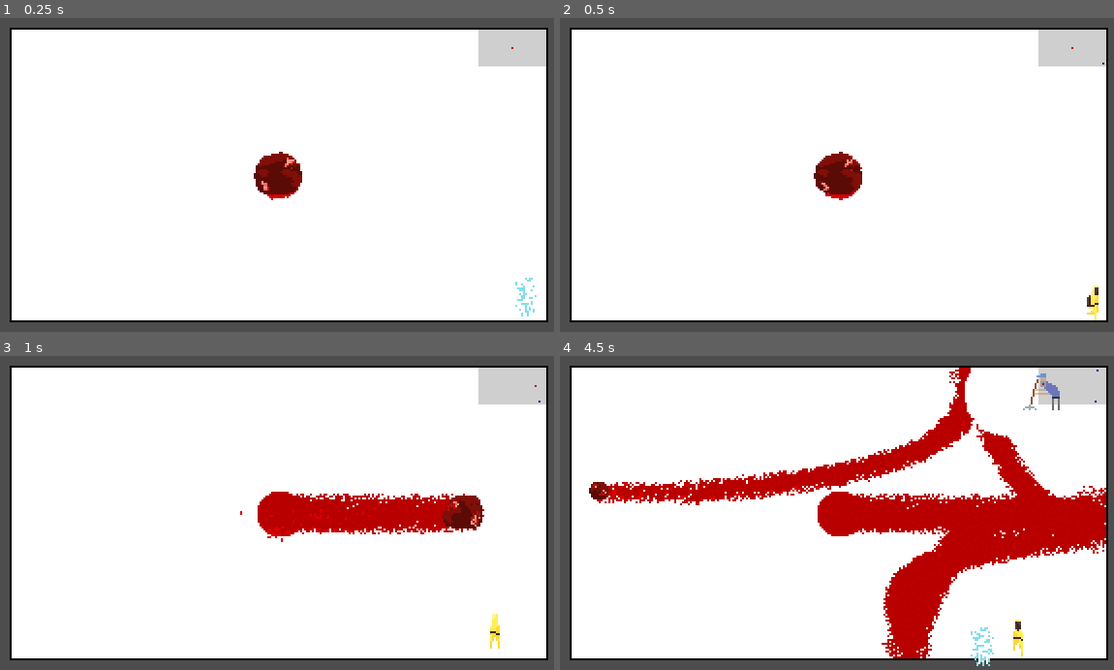
Above: before the commit, frames 1-4 (two rows, left to right).
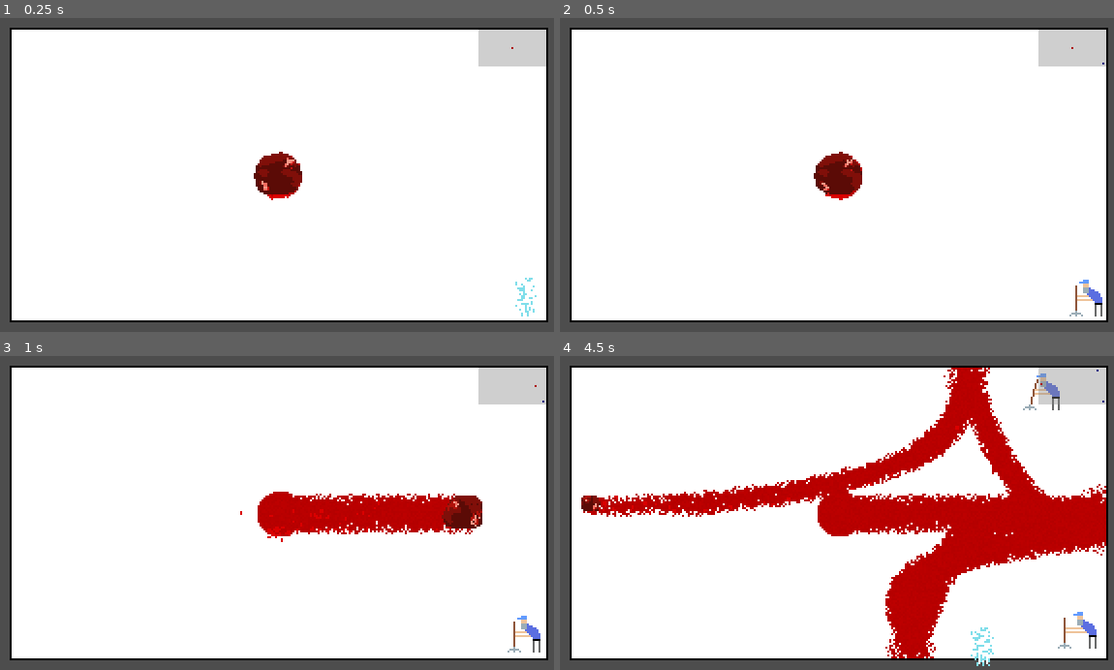
Above: after the commit, the same moments.

Repository: fawfle/blood-jam-cu
Game: Godot game, scene res://scenes/main.tscn
Same seed, same stepped clock (60 frames per second), same inputs: the game is played once before the commit and once after it.
Inputs:
- Up to frame 1 (0.25 s): no input
- Up to frame 2 (0.5 s): no input
- Up to frame 3 (1 s): tap Enter at 0.5 s; hold D (right) from 0.53 s (still down); tap Shift (dash) at 0.6 s
- Up to frame 4 (4.5 s): release D (right) at 1.28 s; hold S (backward) 1.28-2.03 s; tap one key every 0.75 s from 1.35 s: Enter Backspace 0 9 Shift (dash); hold D (right) 2.03-2.78 s; hold W (forward) 2.78-3.53 s; hold A (left) from 3.53 s (still down)

Frame 1 is identical in both runs. In frame 2, 0.3% of the frame differs, in the area x 54-98%, y 48-97%; in frame 3, 0.9%; in frame 4, 7.1%, in the area x 3-99%, y 3-97%.

Commit message:
added janitor stuff

Diff:
--- a/scenes/enemies/duck/duck.gd
+++ b/scenes/enemies/duck/duck.gd
@@ -2,6 +2,10 @@
 
 @onready var animated_sprite = $AnimatedSprite2D
 @export var agro_distance: float
+
+
+func _on_ready() -> void:
+	blood_color = Color(0.78, 0.387, 0.0, 1.0)
 
 func choose_animation() -> void:
 	if velocity == Vector2.ZERO:
--- a/scenes/enemies/duck/duck.tscn
+++ b/scenes/enemies/duck/duck.tscn
@@ -66,7 +66,6 @@
 script = ExtResource("1_rrwfh")
 agro_distance = 40.0
 speed = 40
-blood = 10
 metadata/_custom_type_script = "uid://shvkl6fgbo11"
 
 [node name="Area2D" type="Area2D" parent="."]
--- a/scenes/enemies/enemy/enemy.gd
+++ b/scenes/enemies/enemy/enemy.gd
@@ -18,7 +18,7 @@
 @onready var area: Area2D = $Area2D
 var death_sound: PackedScene = preload("res://scenes/enemies/Sounds/death_sound.tscn")
 
-const BLOOD_COLOR = Color(0.631, 0.0, 0.0, 1.0)
+var blood_color = Color(0.631, 0.0, 0.0, 1.0)
 
 var dying: bool = false
 
@@ -112,7 +112,7 @@
 	## blood and stuff gets handled here
 	Global.enemy_eaten.emit(self)
 	#set_deferred("process_mode", Node.PROCESS_MODE_DISABLED)
-	if Global.ground: Global.ground.paint_circle_color(global_position, randi_range(6,6), BLOOD_COLOR, true)
+	if Global.ground: Global.ground.paint_circle_color(global_position, randi_range(6,6), blood_color, true)
 	#set_deferred("process_mode", Node.PROCESS_MODE_INHERIT)
 
 	queue_free()
--- a/scenes/enemies/flamer/flamer.gd
+++ b/scenes/enemies/flamer/flamer.gd
@@ -75,7 +75,7 @@
 	Global.blood += blood
 	Global.enemy_eaten.emit(self)
 	#set_deferred("process_mode", Node.PROCESS_MODE_DISABLED)
-	if Global.ground: Global.ground.paint_circle_color(global_position, randi_range(6,6), BLOOD_COLOR, true)
+	if Global.ground: Global.ground.paint_circle_color(global_position, randi_range(6,6), blood_color, true)
 	#set_deferred("process_mode", Node.PROCESS_MODE_INHERIT)
 	if flame: flame.queue_free()
 	queue_free()
--- a/scenes/enemies/janitor/janitor.gd
+++ b/scenes/enemies/janitor/janitor.gd
@@ -1,7 +1,7 @@
 extends Enemy
 
-@export var clean_radius: int = 20
-@export var clean_distance :float = 20
+@export var clean_radius: int = 10
+@onready var clean_node: Node2D = $CleanNode
 @onready var animated_sprite: AnimatedSprite2D = $AnimatedSprite2D
 
 func _process(_delta: float) -> void:
@@ -27,6 +27,6 @@
 
 func clean_blood() -> void:
 	if Global.ground == null: return
-	var clean_position = global_position + (Vector2.RIGHT if animated_sprite.flip_h == true else Vector2.LEFT) * clean_distance
+	var clean_position = global_position + clean_node.position * (Vector2(-1, 1) if animated_sprite.flip_h else Vector2(1, 1))
 	var painted: int = Global.ground.clear_circle(clean_position, clean_radius)
 	velocity = velocity.move_toward(Vector2.ZERO, painted)
--- a/scenes/enemies/janitor/janitor.tscn
+++ b/scenes/enemies/janitor/janitor.tscn
@@ -95,3 +95,6 @@
 [node name="CollisionShape2D" type="CollisionShape2D" parent="."]
 position = Vector2(1, 0)
 shape = SubResource("CapsuleShape2D_mjokb")
+
+[node name="CleanNode" type="Node2D" parent="."]
+position = Vector2(-6, 7)
--- a/scenes/main.gd
+++ b/scenes/main.gd
@@ -67,9 +67,9 @@
 	EnemyType.FODDER: 100,
 	EnemyType.SHOOTER: 300,
 	EnemyType.SHIELDED: 50,
-	EnemyType.JANITOR: 200,
-	EnemyType.DUCK: 5,
-	EnemyType.FLAMER: 50
+	EnemyType.JANITOR: 40200,
+	EnemyType.DUCK: 20,
+	EnemyType.FLAMER: 100
 }
 
 func _init() -> void:
@@ -86,10 +86,9 @@
 	Global.room_resized.emit(Global.start_room_size)
 	Global.out_of_blood.connect(_on_death)
 	Global.enemy_eaten.connect(_enemy_death)
-	Global.blood = 100
 
 # Called every frame. 'delta' is the elapsed time since the previous frame.
-func _process(delta: float) -> void:
+func _physics_process(delta: float) -> void:
 	handle_fill()
 	handle_spawning(delta)
 
@@ -102,8 +101,7 @@
 
 ## amount to scale player blood by. Decreases as more enemies spawn to keep things balanced
 func get_blood_scale() -> float:
-	print(min(1, (enemy_spawn_time / max_enemy_spawn_time / 0.9)))
-	return min(1, (enemy_spawn_time / max_enemy_spawn_time / 0.9))
+	return min(1, (enemy_spawn_time / max_enemy_spawn_time * 1.4))
 
 func handle_fill():
 	var fill_ratio: float = Global.ground.get_fill_ratio()
@@ -181,8 +179,7 @@
 
 func _enemy_death(enemy: Enemy) -> void:
 	death_sound.play(0.2)
-	score_tracker.enemies_killed+=1
-	Global.score+=10
+	score_tracker.enemies_killed += 1
 	# add blood here so we can scale it
 	Global.blood += enemy.blood * get_blood_scale()
 
--- a/scenes/player/player.gd
+++ b/scenes/player/player.gd
@@ -49,9 +49,10 @@
 func _ready() -> void:
 	animated_sprite.play("big_idle")
 	Global.out_of_blood.connect(_on_out_of_blood)
+	update_size()
 
 func _physics_process(delta: float) -> void:
-	if dead: return
+	if dead or SceneManager.transitioning: return
 
 	Global.blood -= bleed_per_second * delta
 
--- a/scripts/global.gd
+++ b/scripts/global.gd
@@ -1,6 +1,7 @@
 extends Node
 
 var blood: float = 100
+var start_blood: float = blood
 
 var room_size: Vector2i = Vector2i(288 - 10, 162 - 10)
 var start_room_size: Vector2i = room_size
@@ -60,5 +61,6 @@
 	return random_pos
 
 func reset_game():
+	blood = start_blood
 	room_size = start_room_size
 	game_time = 0
--- a/scripts/scene_manager.gd
+++ b/scripts/scene_manager.gd
@@ -30,10 +30,11 @@
 	await wipe_in()
 
 	await get_tree().create_timer(0.25).timeout
-	get_tree().change_scene_to_packed(scene)
 
 	if scene == game_scene:
 		Global.reset_game()
+
+	get_tree().change_scene_to_packed(scene)
 
 	await wipe_out()
 
Not shown: 1 places in scenes/main.tscn that only renumber resources
